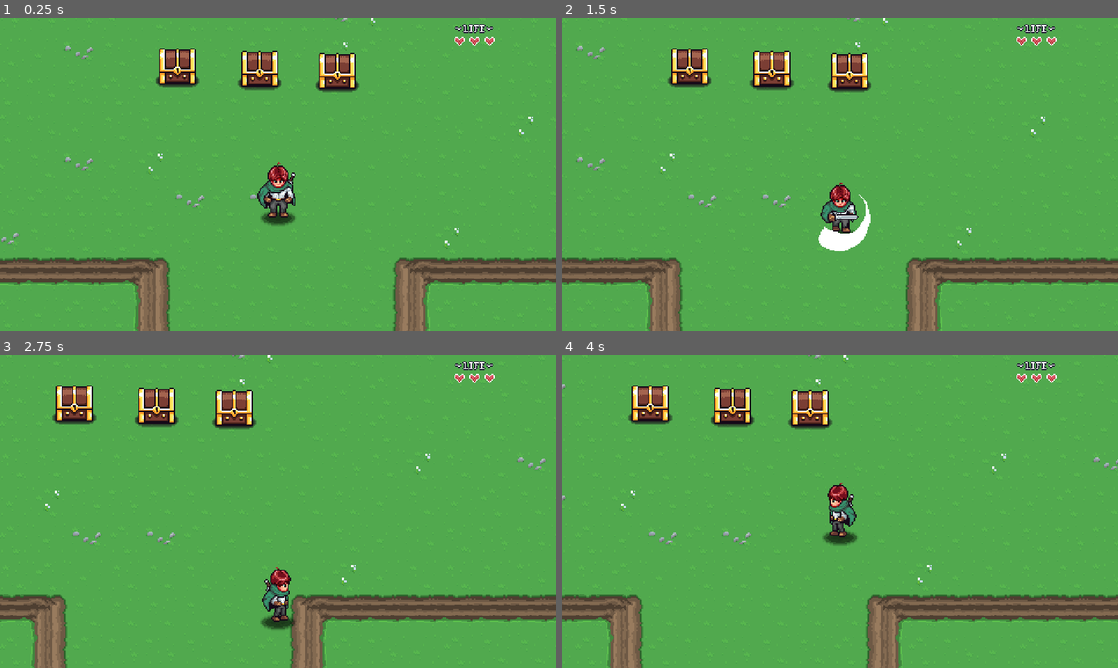
Above: before the commit, frames 1-4 (two rows, left to right).
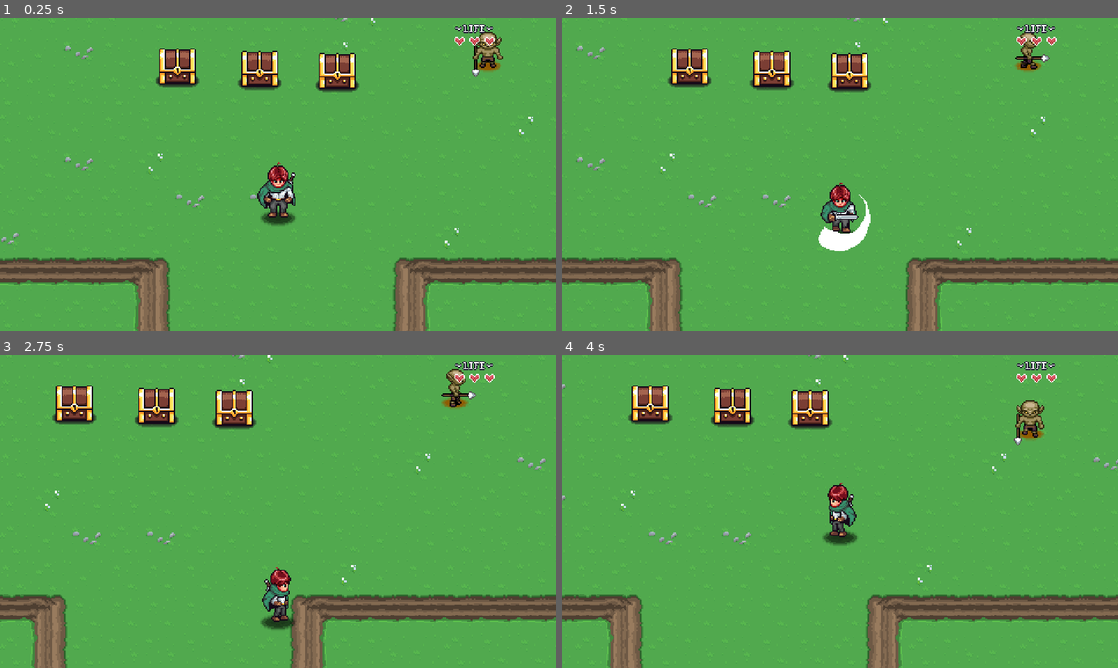
Above: after the commit, the same moments.

Repository: Tonkadora/ARPG
Game: Godot game, scene res://Levels/Area01/01.tscn
Same seed, same stepped clock (60 frames per second), same inputs: the game is played once before the commit and once after it. Sound files missing from this copy of the repository are replaced by a short silence.
Inputs:
- Up to frame 1 (0.25 s): no input
- Up to frame 2 (1.5 s): tap Enter at 0.5 s; hold Right (move_right) 0.53-1.28 s; hold Space (attack) 0.53-1.28 s; hold Down (move_down) from 1.28 s (still down); tap Space (attack) at 1.35 s
- Up to frame 3 (2.75 s): release Down (move_down) at 2.03 s; hold Right (move_right) from 2.03 s (still down); hold E (interact) from 2.03 s (still down); tap Space (attack) at 2.3 s
- Up to frame 4 (4 s): release Right (move_right) at 2.78 s; release E (interact) at 2.78 s; hold Up (move_up) 2.78-3.53 s; tap Space (attack) at 2.85 s; hold Left (move_left) from 3.53 s (still down); hold Space (attack) from 3.53 s (still down)

The runs differ from the first frame. In frame 1, 0.5% of the frame differs, in the area x 84-91%, y 4-19%; in frame 2, 0.3%; in frame 3, 0.4%; in frame 4, 0.5%, in the area x 81-87%, y 14-29%.

Commit message:
enemy chase state

Diff:
--- a/Enemies/Goblin/goblin.tscn
+++ b/Enemies/Goblin/goblin.tscn
@@ -15,7 +15,9 @@
 [ext_resource type="Script" path="res://Enemies/Scripts/drop_data.gd" id="13_hwodb"]
 [ext_resource type="Resource" uid="uid://c6sfhi61pjluq" path="res://Items/gem.tres" id="14_ytemt"]
 [ext_resource type="Resource" uid="uid://biai68d10plxe" path="res://Items/apple.tres" id="15_d50hf"]
+[ext_resource type="Script" path="res://Enemies/Scripts/States/enemy_state_chase.gd" id="16_0grbq"]
 [ext_resource type="Texture2D" uid="uid://dm48glg8je66l" path="res://Enemies/Slime/DestroySmoke.png" id="16_u1b0o"]
+[ext_resource type="PackedScene" uid="uid://b3msucjnmbnlt" path="res://Enemies/vision_area.tscn" id="18_hpq8m"]
 
 [sub_resource type="CircleShape2D" id="CircleShape2D_0bx60"]
 radius = 13.0384
@@ -61,6 +63,108 @@
 "transitions": PackedFloat32Array(1),
 "update": 0,
 "values": [Color(0.573209, 0.340706, 2.21401e-06, 1)]
+}
+tracks/3/type = "value"
+tracks/3/imported = false
+tracks/3/enabled = true
+tracks/3/path = NodePath("Sprite2D/AttackHurtbox:position")
+tracks/3/interp = 1
+tracks/3/loop_wrap = true
+tracks/3/keys = {
+"times": PackedFloat32Array(0),
+"transitions": PackedFloat32Array(1),
+"update": 0,
+"values": [Vector2(0, 18)]
+}
+
+[sub_resource type="Animation" id="Animation_qe5rm"]
+resource_name = "chase_down"
+length = 0.6
+loop_mode = 1
+step = 0.05
+tracks/0/type = "value"
+tracks/0/imported = false
+tracks/0/enabled = true
+tracks/0/path = NodePath("Sprite2D:frame")
+tracks/0/interp = 2
+tracks/0/loop_wrap = true
+tracks/0/keys = {
+"times": PackedFloat32Array(0, 0.15, 0.3, 0.45),
+"transitions": PackedFloat32Array(1, 1, 1, 1),
+"update": 1,
+"values": [12, 13, 14, 15]
+}
+tracks/1/type = "value"
+tracks/1/imported = false
+tracks/1/enabled = true
+tracks/1/path = NodePath("Sprite2D/AttackHurtbox:position")
+tracks/1/interp = 1
+tracks/1/loop_wrap = true
+tracks/1/keys = {
+"times": PackedFloat32Array(0, 0.15, 0.3, 0.45),
+"transitions": PackedFloat32Array(1, 1, 1, 1),
+"update": 1,
+"values": [Vector2(0, 18), Vector2(0, 18), Vector2(0, 24), Vector2(0, 18)]
+}
+
+[sub_resource type="Animation" id="Animation_46a7e"]
+resource_name = "chase_side"
+length = 0.6
+loop_mode = 1
+step = 0.05
+tracks/0/type = "value"
+tracks/0/imported = false
+tracks/0/enabled = true
+tracks/0/path = NodePath("Sprite2D:frame")
+tracks/0/interp = 2
+tracks/0/loop_wrap = true
+tracks/0/keys = {
+"times": PackedFloat32Array(0, 0.15, 0.3, 0.45),
+"transitions": PackedFloat32Array(1, 1, 1, 1),
+"update": 1,
+"values": [20, 21, 22, 23]
+}
+tracks/1/type = "value"
+tracks/1/imported = false
+tracks/1/enabled = true
+tracks/1/path = NodePath("Sprite2D/AttackHurtbox:position")
+tracks/1/interp = 1
+tracks/1/loop_wrap = true
+tracks/1/keys = {
+"times": PackedFloat32Array(0, 0.15, 0.3, 0.45),
+"transitions": PackedFloat32Array(1, 1, 1, 1),
+"update": 1,
+"values": [Vector2(7, 14), Vector2(7, 14), Vector2(13, 14), Vector2(7, 14)]
+}
+
+[sub_resource type="Animation" id="Animation_p0gc3"]
+resource_name = "chase_up"
+length = 0.6
+loop_mode = 1
+step = 0.05
+tracks/0/type = "value"
+tracks/0/imported = false
+tracks/0/enabled = true
+tracks/0/path = NodePath("Sprite2D:frame")
+tracks/0/interp = 2
+tracks/0/loop_wrap = true
+tracks/0/keys = {
+"times": PackedFloat32Array(0, 0.15, 0.3, 0.45),
+"transitions": PackedFloat32Array(1, 1, 1, 1),
+"update": 1,
+"values": [16, 17, 18, 19]
+}
+tracks/1/type = "value"
+tracks/1/imported = false
+tracks/1/enabled = true
+tracks/1/path = NodePath("Sprite2D/AttackHurtbox:position")
+tracks/1/interp = 1
+tracks/1/loop_wrap = true
+tracks/1/keys = {
+"times": PackedFloat32Array(0, 0.15, 0.3, 0.45),
+"transitions": PackedFloat32Array(1, 1, 1, 1),
+"update": 1,
+"values": [Vector2(0, 0), Vector2(0, 0), Vector2(0, -6), Vector2(0, 0)]
 }
 
 [sub_resource type="Animation" id="Animation_lb4um"]
@@ -533,60 +637,6 @@
 "transitions": PackedFloat32Array(1, 1, 1, 1),
 "update": 1,
 "values": [4, 5, 6, 7]
-}
-
-[sub_resource type="Animation" id="Animation_qe5rm"]
-resource_name = "chase_down"
-length = 0.6
-loop_mode = 1
-step = 0.05
-tracks/0/type = "value"
-tracks/0/imported = false
-tracks/0/enabled = true
-tracks/0/path = NodePath("Sprite2D:frame")
-tracks/0/interp = 2
-tracks/0/loop_wrap = true
-tracks/0/keys = {
-"times": PackedFloat32Array(0, 0.15, 0.3, 0.45),
-"transitions": PackedFloat32Array(1, 1, 1, 1),
-"update": 1,
-"values": [12, 13, 14, 15]
-}
-
-[sub_resource type="Animation" id="Animation_p0gc3"]
-resource_name = "chase_up"
-length = 0.6
-loop_mode = 1
-step = 0.05
-tracks/0/type = "value"
-tracks/0/imported = false
-tracks/0/enabled = true
-tracks/0/path = NodePath("Sprite2D:frame")
-tracks/0/interp = 2
-tracks/0/loop_wrap = true
-tracks/0/keys = {
-"times": PackedFloat32Array(0, 0.15, 0.3, 0.45),
-"transitions": PackedFloat32Array(1, 1, 1, 1),
-"update": 1,
-"values": [16, 17, 18, 19]
-}
-
-[sub_resource type="Animation" id="Animation_46a7e"]
-resource_name = "chase_side"
-length = 0.6
-loop_mode = 1
-step = 0.05
-tracks/0/type = "value"
-tracks/0/imported = false
-tracks/0/enabled = true
-tracks/0/path = NodePath("Sprite2D:frame")
-tracks/0/interp = 2
-tracks/0/loop_wrap = true
-tracks/0/keys = {
-"times": PackedFloat32Array(0, 0.15, 0.3, 0.45),
-"transitions": PackedFloat32Array(1, 1, 1, 1),
-"update": 1,
-"values": [20, 21, 22, 23]
 }
 
 [sub_resource type="AnimationLibrary" id="AnimationLibrary_8igus"]
@@ -715,7 +765,7 @@
 vframes = 3
 
 [node name="AttackHurtbox" parent="Sprite2D" instance=ExtResource("2_jjbky")]
-position = Vector2(0, 14)
+position = Vector2(0, 18)
 monitoring = false
 damage = 2
 
@@ -747,11 +797,17 @@
 
 [node name="EnemyStunState" type="Node" parent="EnemyStateMachine" node_paths=PackedStringArray("next_state")]
 script = ExtResource("11_rhkcm")
-next_state = NodePath("../EnemyStateIdle")
+next_state = NodePath("../Chase")
 
 [node name="EnemyDestroyState" type="Node" parent="EnemyStateMachine"]
 script = ExtResource("12_rjiui")
 drops = Array[ExtResource("13_hwodb")]([SubResource("Resource_v3mdv"), SubResource("Resource_clemf"), null])
+
+[node name="Chase" type="Node" parent="EnemyStateMachine" node_paths=PackedStringArray("next_state", "vision_area", "attack_area")]
+script = ExtResource("16_0grbq")
+next_state = NodePath("../EnemyStateIdle")
+vision_area = NodePath("../../VisionArea")
+attack_area = NodePath("../../Sprite2D/AttackHurtbox")
 
 [node name="AudioStreamPlayer" type="AudioStreamPlayer2D" parent="."]
 max_polyphony = 4
@@ -766,3 +822,9 @@
 libraries = {
 "": SubResource("AnimationLibrary_y18iy")
 }
+
+[node name="VisionArea" parent="." instance=ExtResource("18_hpq8m")]
+
+[node name="CollisionPolygon2D" type="CollisionPolygon2D" parent="VisionArea"]
+position = Vector2(0, -7)
+polygon = PackedVector2Array(-16, 0, 16, 0, 128, 128, -128, 128)
--- /dev/null
+++ b/Enemies/Scripts/States/enemy_state_chase.gd
@@ -0,0 +1,73 @@
+extends EnemyState
+class_name EnemyStateChase
+
+@export var anim_name: String = "chase"
+@export var chase_speed: float = 40.0
+@export var turn_rate: float = 0.25
+
+@export_category("AI")
+@export var state_aggro_durration: float = 0.5
+
+@export var next_state: EnemyState
+
+@export var vision_area: VisionArea
+@export var attack_area: Hurtbox
+
+var timer: float = 0.0
+var direction: Vector2
+var can_see_player: bool = false
+
+func init() -> void:
+	if vision_area:
+		vision_area.player_entered.connect(on_player_entered)
+		vision_area.player_exited.connect(on_player_exited)
+
+
+
+func enter() -> void:
+	timer =  state_aggro_durration
+
+	enemy.update_animation(anim_name)
+
+	if attack_area:
+		attack_area.monitoring = true
+
+
+func exit() -> void:
+	if attack_area:
+		attack_area.monitoring = false
+	can_see_player = false
+
+
+func process(_delta) -> EnemyState:
+	var new_direction: Vector2 = enemy.global_position.direction_to(PlayerManager.player.global_position)
+	direction = lerp(direction, new_direction, turn_rate)
+
+	enemy.velocity = direction * chase_speed
+
+	if enemy.set_direction(direction):
+		enemy.update_animation(anim_name)
+
+	if can_see_player == false:
+		timer -= _delta
+		if timer <= 0:
+			return next_state
+	else:
+		timer = state_aggro_durration
+	return null
+
+
+func physics_process(_delta) -> EnemyState:
+	return null
+
+
+func on_player_entered() ->void:
+	can_see_player = true
+	if state_machine.current_state is EnemyStateStun:
+		return
+
+	state_machine.change_state(self)
+
+
+func on_player_exited() ->void:
+	can_see_player = false
--- /dev/null
+++ b/Enemies/Scripts/vision_area.gd
@@ -0,0 +1,35 @@
+extends Area2D
+class_name VisionArea
+
+signal player_entered
+signal player_exited
+
+
+func _ready():
+	var parent = get_parent()
+	if parent is Enemy:
+		parent.direction_changed.connect(on_direction_changed)
+
+func _on_body_entered(body):
+	if body is Player:
+		player_entered.emit()
+
+
+func _on_body_exited(body):
+	if body is Player:
+		player_exited.emit()
+
+
+
+func on_direction_changed(new_direction: Vector2) -> void:
+	match new_direction:
+		Vector2.DOWN:
+			rotation_degrees = 0
+		Vector2.UP:
+			rotation_degrees = 180
+		Vector2.LEFT:
+			rotation_degrees = 90
+		Vector2.RIGHT:
+			rotation_degrees = -90
+		_:
+			rotation_degrees = 0
--- /dev/null
+++ b/Enemies/vision_area.tscn
@@ -0,0 +1,11 @@
+[gd_scene load_steps=2 format=3 uid="uid://b3msucjnmbnlt"]
+
+[ext_resource type="Script" path="res://Enemies/Scripts/vision_area.gd" id="1_ntdgd"]
+
+[node name="VisionArea" type="Area2D"]
+collision_layer = 0
+monitorable = false
+script = ExtResource("1_ntdgd")
+
+[connection signal="body_entered" from="." to="." method="_on_body_entered"]
+[connection signal="body_exited" from="." to="." method="_on_body_exited"]
--- a/Levels/Area01/01.tscn
+++ b/Levels/Area01/01.tscn
@@ -46,3 +46,4 @@
 quantity = 99
 
 [node name="Goblin" parent="." instance=ExtResource("9_qpqwh")]
+position = Vector2(754, 571)
Not shown: 1 places in Enemies/Goblin/goblin.tscn that only renumber resources
